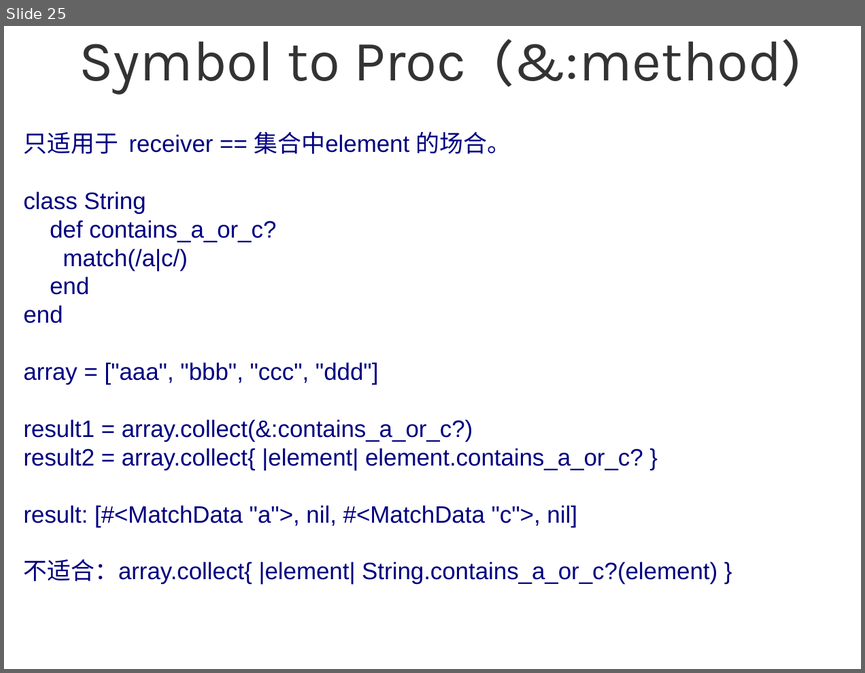
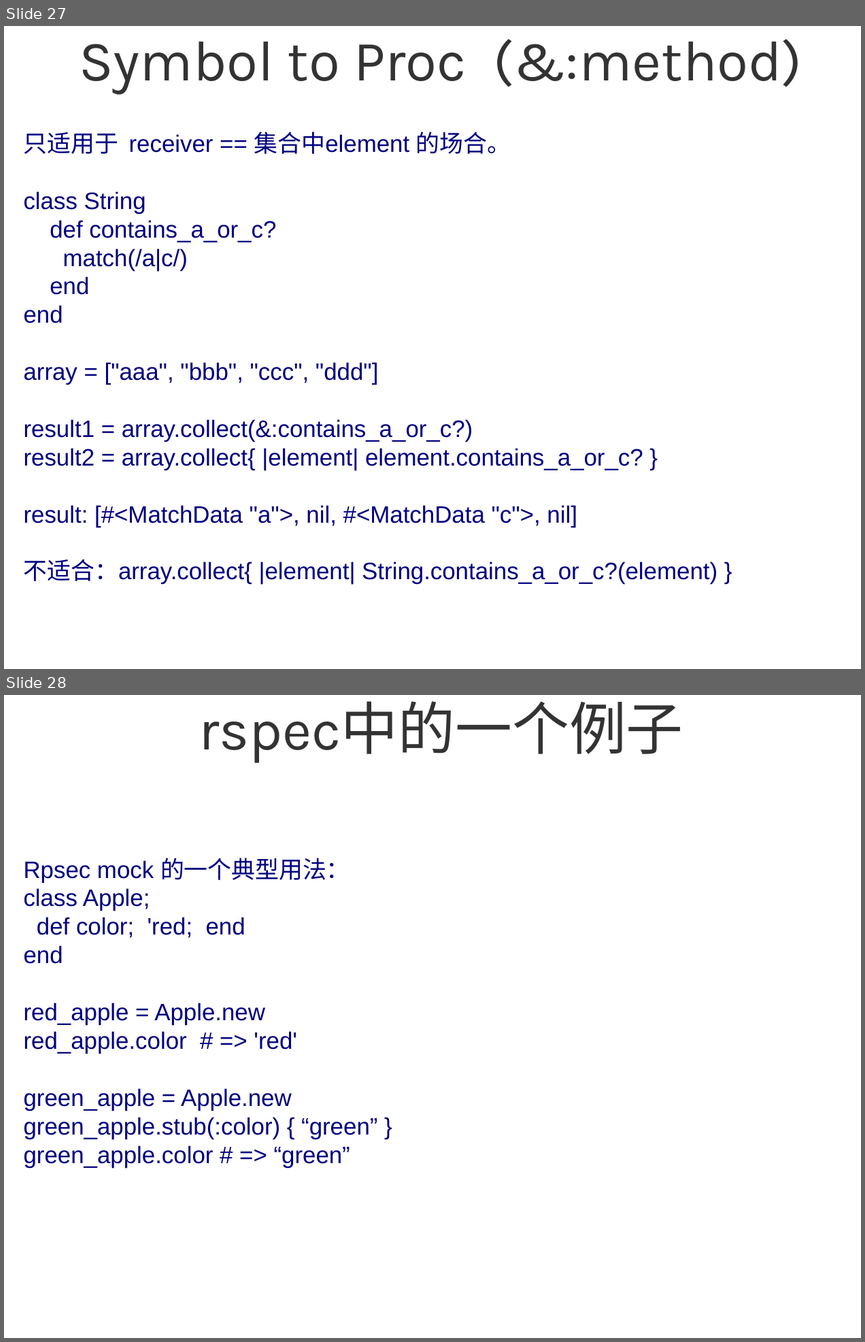
Before and after one commit to sg552/meta_ruby, a slide deck: meta_programming_ruby.odp. Shown one above the other, each under a label of ours: slide 25 before the commit, slides 27 and 28 after it. The pictures are 865x673 and 865x1342 pixels, drawn with LibreOffice and Linux fonts; fonts in the diff are those of the drawing; background and template pictures are left out. Boxes give left, top, right and bottom in pixels: in the first picture for what was removed or moved away, otherwise in the second. Text is boxed around its words. In the diff, an @@ line names an element or a change of style, - is before the commit and + after.

```diff
--- a/meta_programming_ruby.odp
+++ b/meta_programming_ruby.odp
@@ slide 28 added at (4, 695, 861, 1338), background #FFFFFF @@
@@ title added at (198, 701, 683, 763), 52.8 pt, text #333333 @@
+rspec中的一个例子
@@ subtitle added at (24, 858, 377, 1167), 22 pt, text #000080 @@
+Rpsec mock 的一个典型用法：
+class Apple;
+def color; 'red; end
+end
+red_apple = Apple.new
+red_apple.color # => 'red'
+green_apple = Apple.new
+green_apple.stub(:color) { “green” }
+green_apple.color # => “green”
@@ what was slide 25 is now slide 27 @@
```
Also in this commit, not shown: 9 slides changed, 11 other slides added, 3 slides removed, 2 other files.
